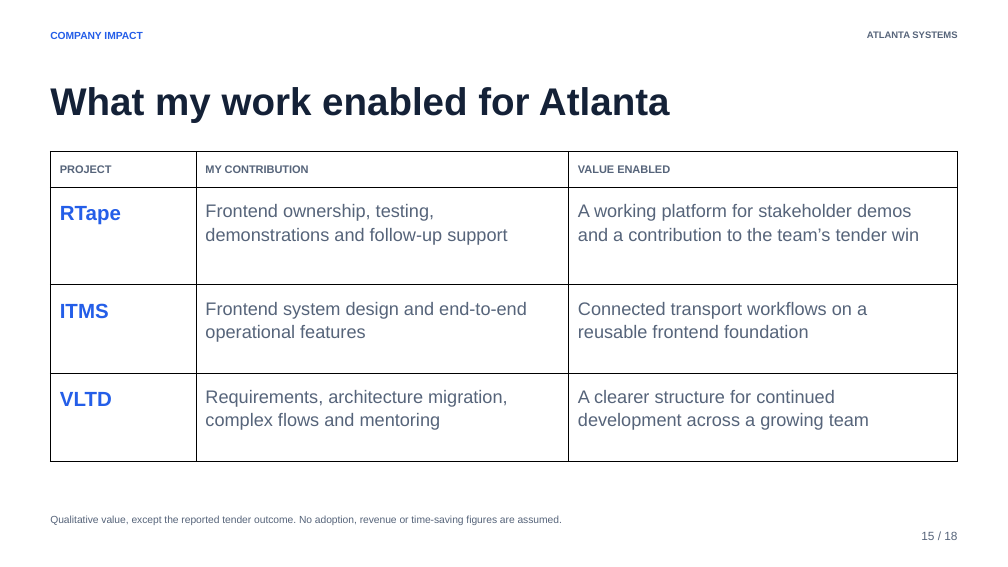
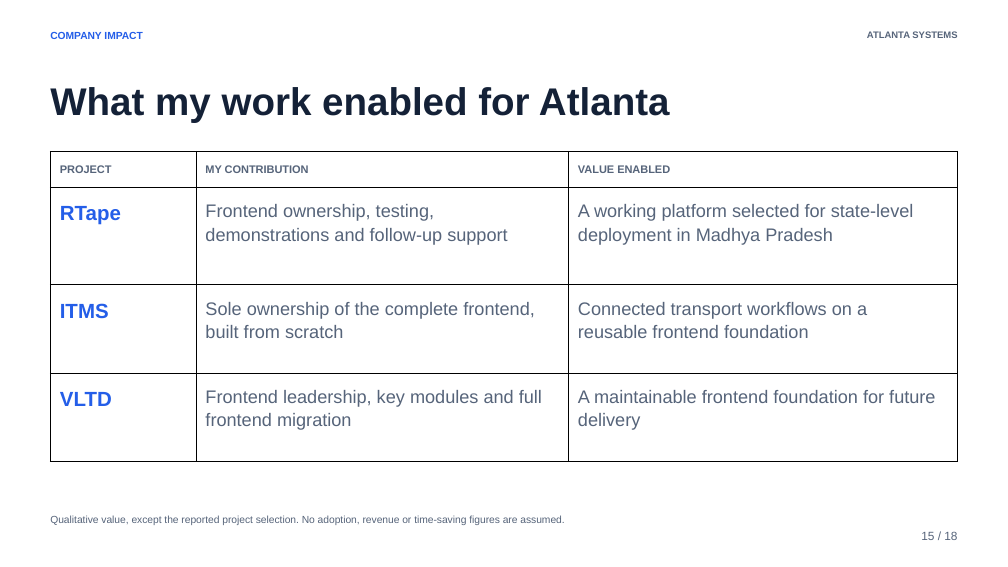
Before and after one commit to atlanta-manish/Atlanta-one-year-ppt, a slide deck: slide 15 of Atlanta-Year-One.pptx. Drawn at 1008x567 pixels with LibreOffice and Linux fonts; fonts in the diff are those of the drawing. Boxes give left, top, right and bottom in pixels: in the first picture for what was removed or moved away, otherwise in the second. Text is boxed around its words. In the diff, an @@ line names an element or a change of style, - is before the commit and + after.

```diff
--- a/Atlanta-Year-One.pptx
+++ b/Atlanta-Year-One.pptx
@@ table at <box>51,151,959,461</box> @@
-row 2, column 3: A working platform for stakeholder demos and a contribution to the team’s tender win
+row 2, column 3: A working platform selected for state-level deployment in Madhya Pradesh
-row 3, column 2: Frontend system design and end-to-end operational features
+row 3, column 2: Sole ownership of the complete frontend, built from scratch
-row 4, column 2: Requirements, architecture migration, complex flows and mentoring
+row 4, column 2: Frontend leadership, key modules and full frontend migration
-row 4, column 3: A clearer structure for continued development across a growing team
+row 4, column 3: A maintainable frontend foundation for future delivery
@@ text at <box>50,515,564,525</box>: text changed @@
-Qualitative value, except the reported tender outcome. No adoption, revenue or time-saving figures are assumed.
+Qualitative value, except the reported project selection. No adoption, revenue or time-saving figures are assumed.
```
Also in this commit, not shown: 10 other slides changed, 6 other files.
